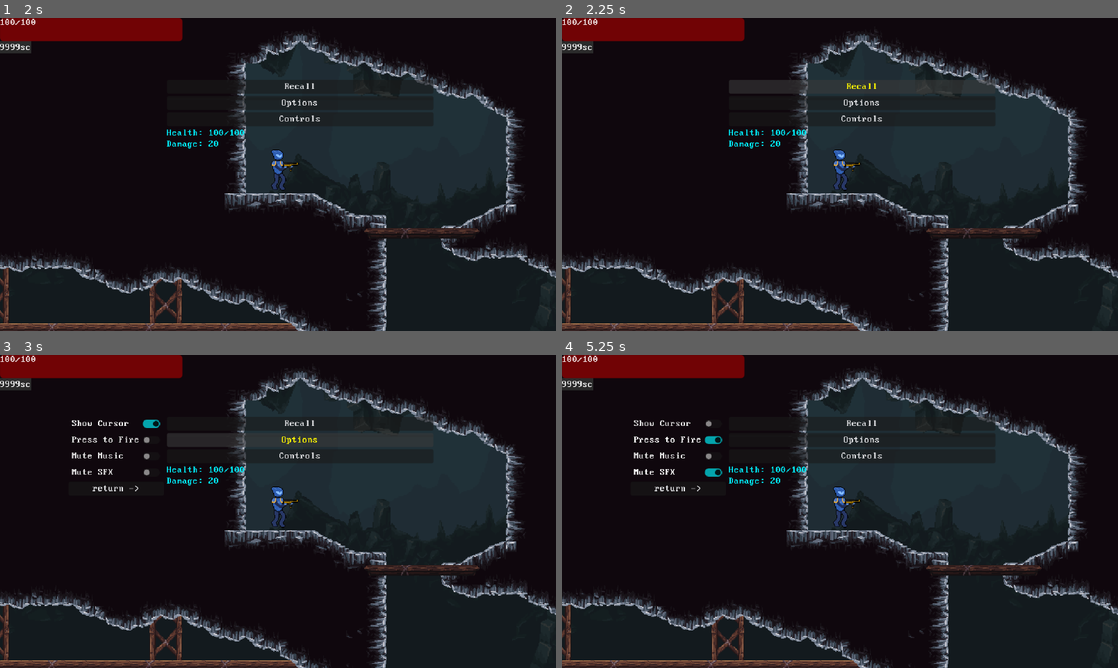
Above: before the commit, frames 1-4 (two rows, left to right).
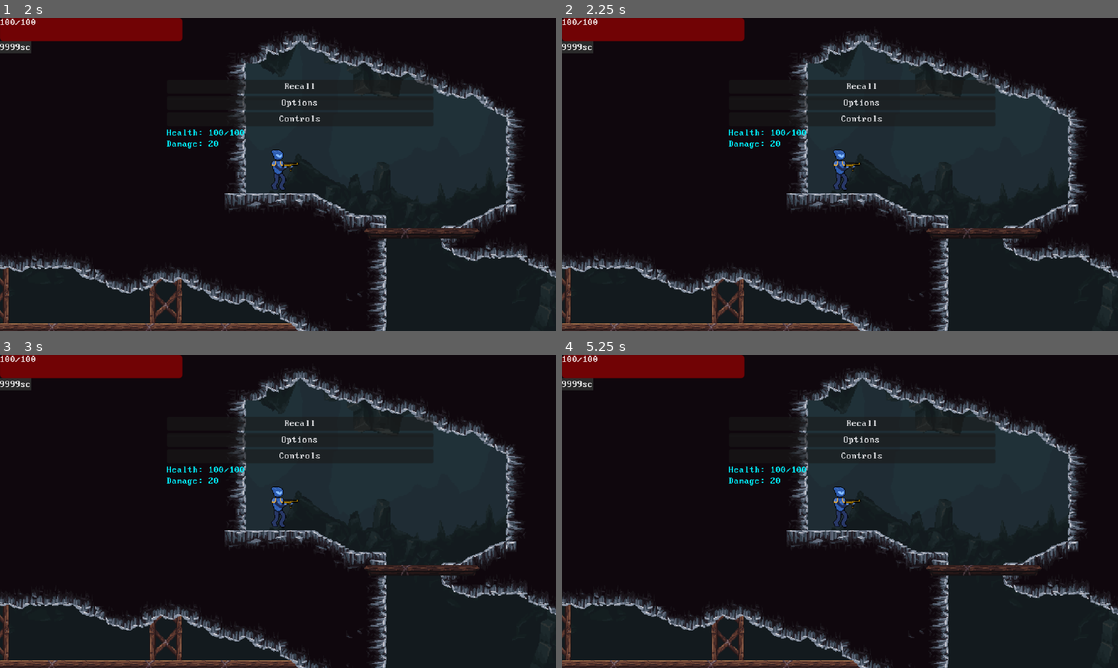
Above: after the commit, the same moments.

Repository: belskyj1985/Spark-2026-Micro-Internship-Game-Dev
Game: Godot game, scene res://main_menu/main_menu.tscn
The game is run twice, just before and just after one commit, with the same random seed, the same clock (stepped at 60 frames per second) and the same inputs.
Inputs (mouse positions are in pixels of both pictures, inside the frame that each line leads up to):
- Up to frame 1 (2 s): click "START" at 0.5 s; move the mouse to (400, 158) at 1.27 s; press the mouse at (400, 158) at 1.28 s; hold D (right) from 1.28 s (still down); tap Space (jump) at 1.52 s
- Up to frame 2 (2.25 s): release D (right) at 2 s; release the mouse at (962, 158) at 2 s; click "Recall" at 2 s
- Up to frame 3 (3 s): click "Options" at 2.75 s
- Up to frame 4 (5.25 s): click (678, 423) at 3.5 s, where only the run before the commit has a clickable "Show Cursor"; click (678, 439) at 4.25 s, where only the run before the commit has a clickable "Press to Fire"; click (678, 473) at 5 s, where only the run before the commit has a clickable "Mute SFX"

Frame 1 is identical in both runs. In frame 2, less than 0.1% of the frame differs, in the area x 51-57%, y 20-23%; in frame 3, 0.6%, in the area x 12-57%, y 20-44%; in frame 4, 0.6%.

Commit message:
death hotfix

Diff:
--- a/SaveLoad.gd
+++ b/SaveLoad.gd
@@ -63,3 +63,4 @@
 		elif save_data.lightning == 2:
 			Global.player.switch_bullet("lightning")
 		get_c1(0)
+		Global.player.load_save_data()
--- a/boss1/frog.gd
+++ b/boss1/frog.gd
@@ -27,7 +27,6 @@
 		modulate = Color(1,.4,.4)
 		$HitFlash.start()
 
-	print(float(health)/max_health)
 	$EnemyDmg.play()
 	health -= dmg
 	progress_bar.value = 100 * float(health)/max_health
@@ -93,11 +92,9 @@
 		await get_tree().create_timer(0.1).timeout
 
 	animator.play("crouch")
-	print("timer start")
 	shaking = true
 	await get_tree().create_timer(0.3).timeout
 	shaking = false
-	print("timer end")
 	animator.play("jump")
 	target_y = 200
 
@@ -109,7 +106,6 @@
 	#velocity.y += 200 * delta
 	if shaking:
 		sprite.position.x = randi_range(-8,8)
-		print(sprite.position.x)
 	else:
 		sprite.position.x = 0
 
--- a/boss3/boss_3.gd
+++ b/boss3/boss_3.gd
@@ -18,7 +18,6 @@
 		modulate = Color(1,.4,.4)
 		$HitFlash.start()
 
-	print(float(health)/max_health)
 	$EnemyDmg.play()
 	health -= dmg
 	progress_bar.value = 100 * float(health)/max_health
--- a/enemy3/enemy_3.gd
+++ b/enemy3/enemy_3.gd
@@ -31,8 +31,7 @@
 
 func _physics_process(delta: float) -> void:
 	accum += delta
-	global_position.y += sin(accum * 2)
-	print(detected)
+	global_position.y += sin(accum * 200 * delta)
 	detected = false
 	for i in raycasts:
 		if i.is_colliding():
@@ -43,7 +42,6 @@
 
 func get_hit(dmg):
 	$EnemyDmg.play()
-	print(dmg)
 	health -= dmg
 	if health <= 0:
 		SaveLoad.get_c1(10)
@@ -58,15 +56,14 @@
 func apply_status(type):
 	status = type
 	$StatusEffect.start()
-	$Tick.start()
+
 	if type == "ice":
-		$Timer.wait_time = 2.0
-		modulate = Color(0.201, 0.584, 0.59, 1.0)
+		pass
 	if type == "lightning":
-
-		modulate = Color(1.0, 0.933, 0.0, 1.0)
+		pass
 	if type == "fire":
-		$Timer.wait_time = 2.0
+		#$Timer.wait_time = 2.0
+		$Tick.start()
 		modulate = Color(1.0, 0.0, 0.0, 1.0)
 
 func _on_HitFlash_timeout() -> void:
@@ -75,11 +72,10 @@
 
 
 func _on_status_effect_timeout() -> void:
-	print("modulate done")
 	status = ""
 	modulate = Color(1,1,1)
 	$Tick.stop()
-	$Timer.wait_time = 1.0
+	#$Timer.wait_time = 1.0
 
 
 func _on_tick_timeout() -> void:
@@ -97,7 +93,6 @@
 	bullet_instance.rotation = vec.angle() +PI/2
 	bullet_instance.global_position = global_position
 	bullet_instance.speed = 400
-	print(bullet_instance.damage)
 
 func attack():
 	if u.is_colliding():
--- a/game.gd
+++ b/game.gd
@@ -3,4 +3,7 @@
 func _ready() -> void:
 	$GameLoop.play()
 	Global.music = $GameLoop
+
+
 	SaveLoad._load()
+	Global.player.health = 100 + (SaveLoad.contents_to_save["hp"]) * 20
--- a/game_2.gd
+++ b/game_2.gd
@@ -2,4 +2,6 @@
 
 func _ready() -> void:
 	$GameLoop.play()
+	Global.music = $GameLoop
 	SaveLoad._load()
+	Global.player.health = 100 + (SaveLoad.contents_to_save["hp"]) * 20
--- a/game_3.gd
+++ b/game_3.gd
@@ -2,3 +2,6 @@
 
 func _ready() -> void:
 	$GameLoop.play()
+	Global.music = $GameLoop
+	SaveLoad._load()
+	Global.player.health = 100 + (SaveLoad.contents_to_save["hp"]) * 20
--- a/pause_menu.gd
+++ b/pause_menu.gd
@@ -10,7 +10,6 @@
 
 func _process(delta: float) -> void:
 	if Input.is_action_just_pressed("pause"):
-		print("PRESSED IT")
 		visible = !visible
 	if visible:
 		Global.paused = true
@@ -26,6 +25,7 @@
 	else:
 		progress_bar.value -= 1
 	if progress_bar.ratio == 1:
+		SaveLoad._save()
 		get_tree().reload_current_scene()
 
 
@@ -37,12 +37,10 @@
 func _on_showcursor_toggled(toggled_on: bool) -> void:
 
 	Global.Options["showCursor"] = !Global.Options["showCursor"]
-	print(Global.Options["showCursor"])
 
 
 func _on_hold_2_fire_toggled(toggled_on: bool) -> void:
 	Global.Options["hold2fire"] = !Global.Options["hold2fire"]
-	print(Global.Options["hold2fire"])
 
 
 func _on_back_pressed() -> void:
@@ -56,7 +54,6 @@
 func _on_load_pressed() -> void:
 	SaveLoad._load()
 	Global.player.load_save_data()
-	print(SaveLoad.contents_to_save["hp"])
 
 
 func _on_controls_pressed() -> void:
@@ -71,7 +68,6 @@
 func _on_sfx_toggled(toggled_on: bool) -> void:
 	sfx = !sfx
 	for i in get_tree().get_nodes_in_group("SFX"):
-		print(i.name)
 		if $options_menu/sfx.button_pressed:
 			i.volume_db = -100
 		else:
--- a/player/player.gd
+++ b/player/player.gd
@@ -57,7 +57,7 @@
 func _ready() -> void:
 	Global.player = self
 	Global.enemy_die = $EnemyDie
-
+	load_save_data()
 
 func load_save_data():
 	if SaveLoad.contents_to_save["fire"] == 2:
@@ -68,8 +68,8 @@
 		Global.player.switch_bullet("ice")
 
 	max_health = 100 + (SaveLoad.contents_to_save["hp"]) * 20
+	print(100 + (SaveLoad.contents_to_save["hp"]) * 20, " is max?")
 	health = SaveLoad.contents_to_save["cur_hp"]
-
 	defense = SaveLoad.contents_to_save["def"]
 	dmg_buff = SaveLoad.contents_to_save["dmg"]
 func get_input_vector():
@@ -262,6 +262,10 @@
 			velocity.x = -300
 
 		SaveLoad.contents_to_save["cur_hp"] = health
+		if health <= 0:
+			Global.UI.die()
+			tranq(10)
+			self.modulate = Color(0.612, 0.0, 0.017, 1.0)
 
 func tranq(time :float):
 	stunned = true
--- a/project.godot
+++ b/project.godot
@@ -92,8 +92,7 @@
 }
 debug={
 "deadzone": 0.2,
-"events": [Object(InputEventKey,"resource_local_to_scene":false,"resource_name":"","device":-1,"window_id":0,"alt_pressed":false,"shift_pressed":false,"ctrl_pressed":false,"meta_pressed":false,"pressed":false,"keycode":0,"physical_keycode":96,"key_label":0,"unicode":96,"location":0,"echo":false,"script":null)
-]
+"events": []
 }
 dash={
 "deadzone": 0.2,
--- a/shop/shop_keeper.gd
+++ b/shop/shop_keeper.gd
@@ -115,7 +115,7 @@
 		2:
 			$UI/VBoxContainer/lightning/lightning_button/Label.text = "Uneq."
 			$UI/VBoxContainer/lightning/lightning_button/Label.label_settings.font_color = Color(0.0, 1.0, 0.883, 1.0)
-
+	print(SaveLoad.contents_to_save["hp"])
 	if SaveLoad.contents_to_save["hp"] < 5:
 		$UI/stats/hp/hp_button/Label.text = str(120 + 20 * SaveLoad.contents_to_save["hp"]) + "sc"
 		$UI/stats/hp/hp_button/Label.label_settings.font_color = Color(1.0, 0.753, 0.29, 1.0)
@@ -191,7 +191,6 @@
 
 
 func _on_ice_button_pressed() -> void:
-	print(SaveLoad.contents_to_save["ice"])
 	match SaveLoad.contents_to_save["ice"]:
 		0:
 			if SaveLoad.contents_to_save["c1"] >= 120:
--- a/ui.gd
+++ b/ui.gd
@@ -14,3 +14,12 @@
 	if Global.player != null:
 		health_bar.value = lerp(health_bar.value, hp_target, 0.1)
 		hp_text.text = str(Global.player.health) + "/" + str(Global.player.max_health)
+
+func die():
+	var tween = get_tree().create_tween()
+	tween.set_ease(Tween.EASE_OUT)
+	#tween.set_trans(Tween.TRANS_CUBIC)
+	tween.tween_property($Panel2, "modulate:a",1.0,1.0)
+	await tween.finished
+	SaveLoad._save()
+	get_tree().reload_current_scene()
--- a/ui.tscn
+++ b/ui.tscn
@@ -55,3 +55,11 @@
 text = "100/100
 "
 label_settings = SubResource("LabelSettings_27fn8")
+
+[node name="Panel2" type="ColorRect" parent="." unique_id=26799369]
+modulate = Color(1, 1, 1, 0)
+z_index = 36
+layout_mode = 0
+offset_right = 1166.0
+offset_bottom = 668.0
+color = Color(0, 0, 0, 1)
Not shown, changed: game2.tscn
Not shown, changed: game3.tscn
Not shown, changed: sounds/game_loop.ogg.import
